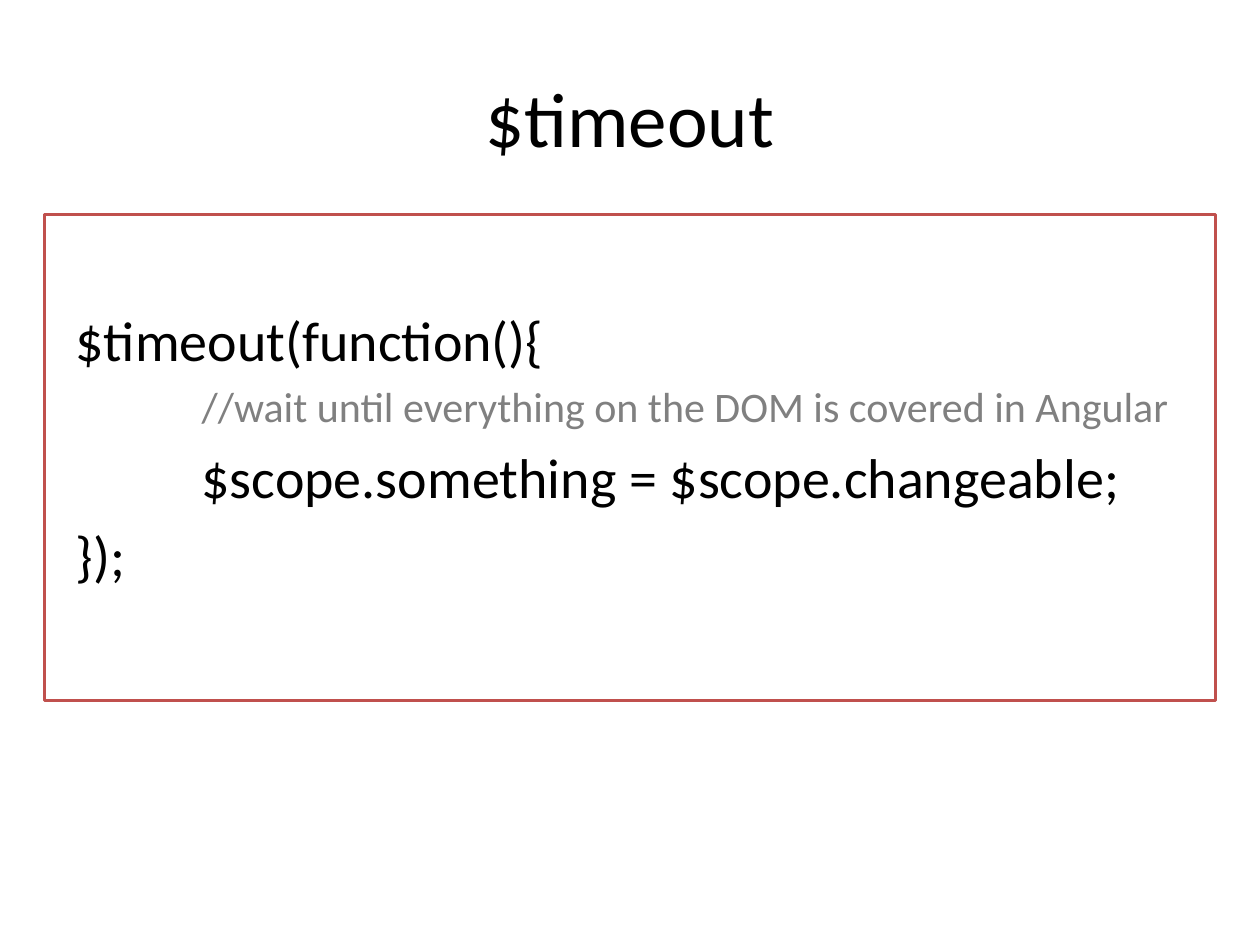
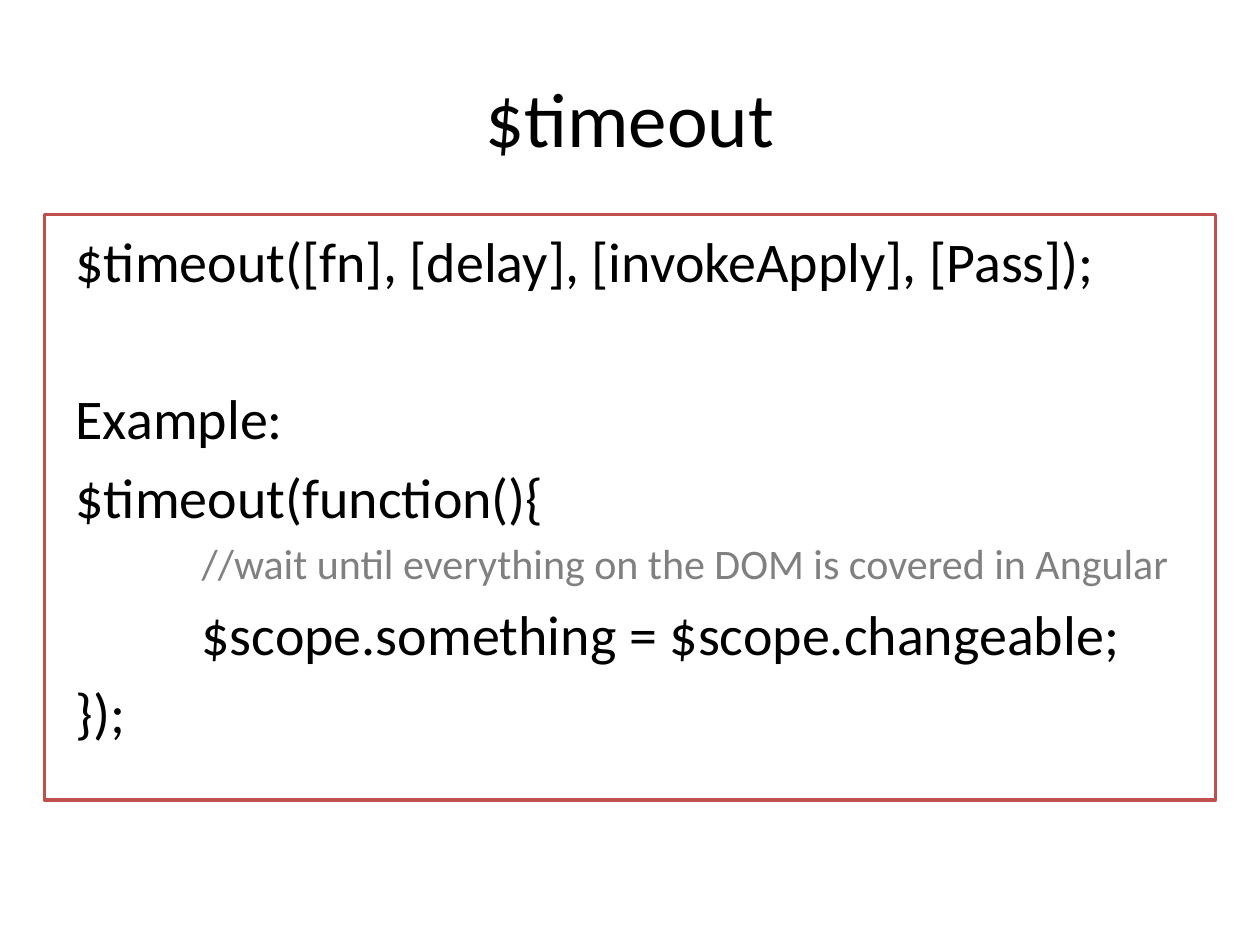
Before and after one commit to lhkingkong/angularjs-taller, a slide deck: slide 40 of material/AngularJS Taller.pptx (slide 36 before the commit). Drawn at 1260x945 pixels with LibreOffice and Linux fonts; fonts in the diff are those of the drawing. Boxes give left, top, right and bottom in pixels: in the first picture for what was removed or moved away, otherwise in the second. Text is boxed around its words. In the diff, an @@ line names an element or a change of style, - is before the commit and + after.

```diff
--- a/material/AngularJS Taller.pptx
+++ b/material/AngularJS Taller.pptx
@@ rectangle: place and size @@
-rectangle at bbox=[44, 214, 1215, 701]
+rectangle at bbox=[44, 214, 1215, 800]
@@ text at bbox=[76, 241, 1094, 448]: paragraphs added @@
+$timeout([fn], [delay], [invokeApply], [Pass]);
+Example:
```
Also in this commit, not shown: 2 other slides changed, 5 slides added, 2 slides removed.
